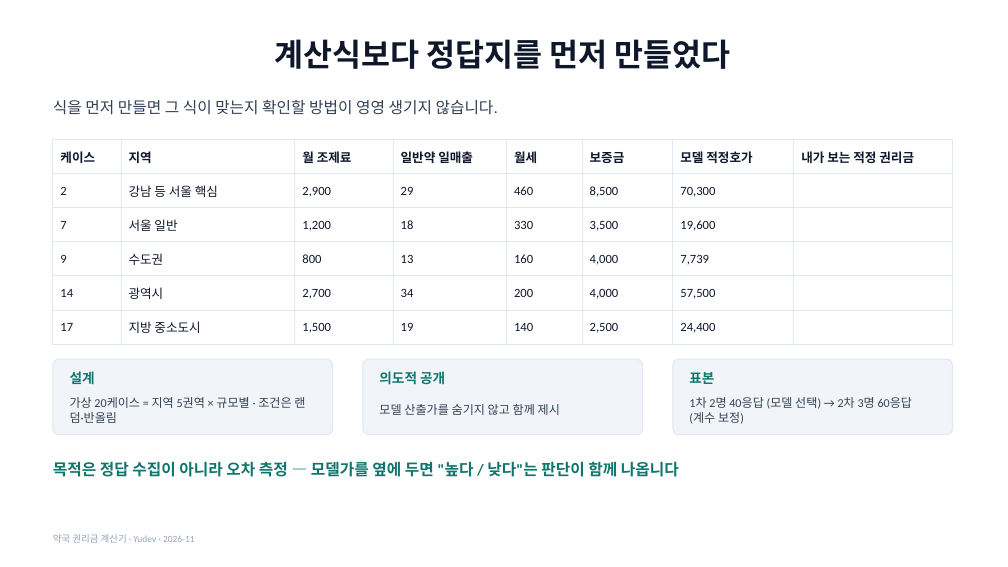
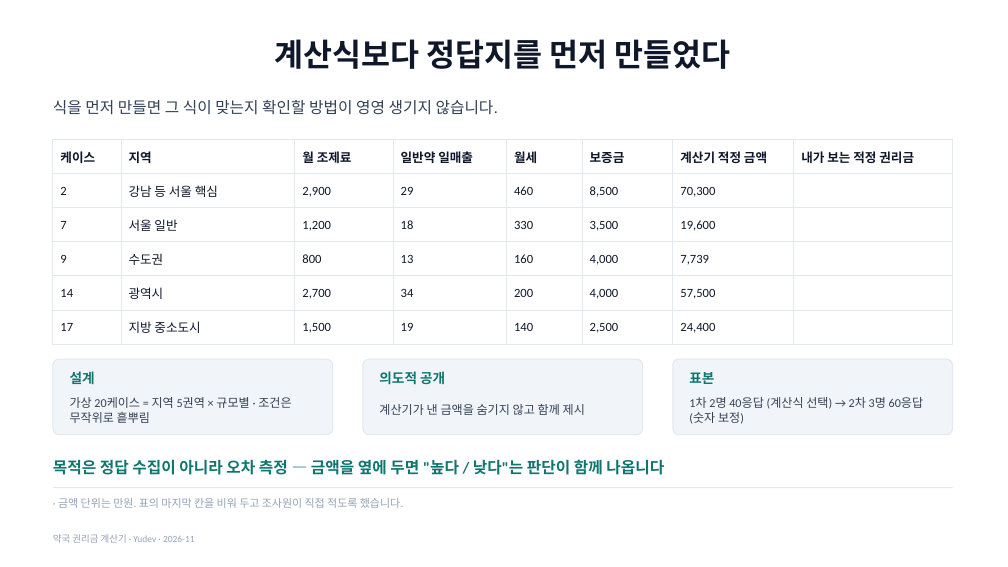
Before and after one commit to YUSEONCHUN/calculating, a slide deck: slide 6 of doc/slides/권리금계산기_프로젝트.pptx. Drawn at 1008x567 pixels with LibreOffice and Linux fonts; fonts in the diff are those of the drawing. Boxes give left, top, right and bottom in pixels: in the first picture for what was removed or moved away, otherwise in the second. Text is boxed around its words. In the diff, an @@ line names an element or a change of style, - is before the commit and + after.

```diff
--- a/doc/slides/권리금계산기_프로젝트.pptx
+++ b/doc/slides/권리금계산기_프로젝트.pptx
@@ table at (53,140,953,337) @@
-row 1, column 7: 모델 적정호가
+row 1, column 7: 계산기 적정 금액
@@ text at (70,397,291,423): text changed @@
-가상 20케이스 = 지역 5권역 × 규모별 · 조건은 랜덤·반올림
+가상 20케이스 = 지역 5권역 × 규모별 · 조건은 무작위로 흩뿌림
@@ text at (379,404,585,415): text changed @@
-모델 산출가를 숨기지 않고 함께 제시
+계산기가 낸 금액을 숨기지 않고 함께 제시
@@ text at (689,397,923,424): text changed @@
-1차 2명 40응답 (모델 선택) → 2차 3명 60응답 (계수 보정)
+1차 2명 40응답 (계산식 선택) → 2차 3명 60응답 (숫자 보정)
@@ text at (53,459,664,475): text changed @@
-목적은 정답 수집이 아니라 오차 측정 — 모델가를 옆에 두면 "높다 / 낮다"는 판단이 함께 나옵니다
+목적은 정답 수집이 아니라 오차 측정 — 금액을 옆에 두면 "높다 / 낮다"는 판단이 함께 나옵니다
@@ line added from (53, 488) to (953, 488), #E2E8F0 1 pt @@
@@ text added at (58,498,403,508), 10.5 pt, text #94A3B8 @@
+· 금액 단위는 만원. 표의 마지막 칸을 비워 두고 조사원이 직접 적도록 했습니다.
```
Also in this commit, not shown: 18 other slides changed, 3 slides added, 2 slides removed, 5 other files.
